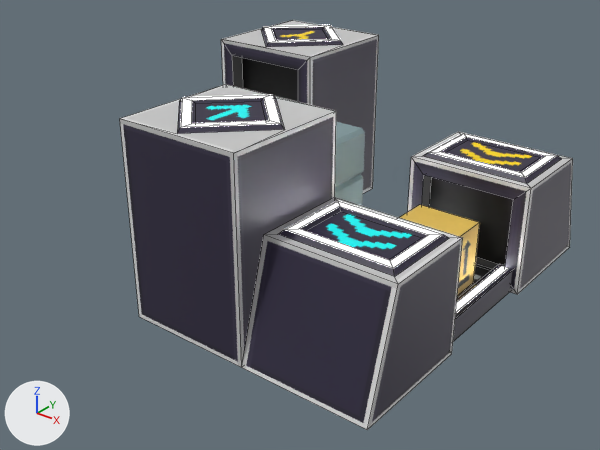
The Blender file resources/belt.blend, before and after one commit.
Both versions are drawn from a camera (50 mm lens) standing at (3.62, -4.79, 2.72) and looking at (-0.02, -0.24, -0.09). The axes (+X, +Y, +Z) are drawn at lower left. The lights are the same throughout. Mesh edges are drawn as thin lines on the coarser meshes.

In view in the first picture: 'beltStraight', 'box', 'fridge', 'input', 'output', 'underground-in', 'underground-out'.
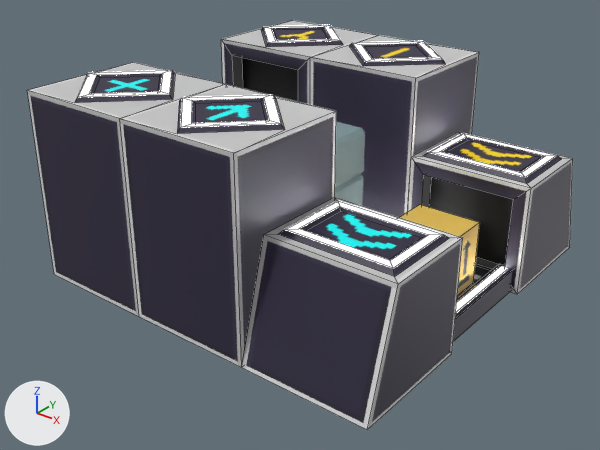
What differs and where, as boxes (x1, y1, x2, y2) in the pictures (600 x 450 px):
'input-directionless', added
    after: (27, 62, 225, 316)
    faces in mat_material_012 (picture img_inputoutputtexture_png_002): (27, 62, 225, 316)
    faces in mat_material_010 (picture img_inputtexturedirectionless_png): (93, 76, 160, 94)
    faces in mat_material_011 (white #e7e7e7): (78, 70, 172, 97)
'output-directionless', added
    after: (310, 35, 479, 217)
    faces in mat_material_017 (picture img_inputoutputtexture_png_003): (310, 35, 479, 217)
    faces in mat_material_015 (picture img_outputtexturedirectionless_png): (365, 45, 428, 59)
    faces in mat_material_016 (white #e7e7e7): (353, 41, 442, 62)

Patch to the scene script:
```diff
--- a/resources/belt.blend.py
+++ b/resources/belt.blend.py
@@ img_outputtexturedirectionless_png @@
+img_outputtexturedirectionless_png = load_image('outputTextureDirectionless.png', 'outputTextureDirectionless.png', 20, 20, 'sRGB')
@@ img_inputoutputtexture_png_003 @@
+img_inputoutputtexture_png_003 = load_image('inputOutputTexture.png.003', 'inputOutputTexture.png', 64, 80, 'sRGB')
@@ img_inputtexturedirectionless_png @@
+img_inputtexturedirectionless_png = load_image('inputTextureDirectionless.png', 'inputTextureDirectionless.png', 20, 20, 'sRGB')
@@ img_inputoutputtexture_png_002 @@
+img_inputoutputtexture_png_002 = load_image('inputOutputTexture.png.002', 'inputOutputTexture.png', 64, 80, 'sRGB')
@@ mat_material_015 @@
+mat_material_015 = principled_material('Material.015')
+mat_material_015.texture = img_outputtexturedirectionless_png
@@ mat_material_017 @@
+mat_material_017 = principled_material('Material.017')
+mat_material_017.texture = img_inputoutputtexture_png_003
@@ mat_material_016 @@
+mat_material_016 = principled_material('Material.016')
+mat_material_016.base_color = (0.8, 0.8, 0.8)  # white #e7e7e7
+mat_material_016.emission_strength = 10.0
@@ mat_material_011 @@
+mat_material_011 = principled_material('Material.011')
+mat_material_011.base_color = (0.8, 0.8, 0.8)  # white #e7e7e7
+mat_material_011.emission_strength = 10.0
@@ mat_material_010 @@
+mat_material_010 = principled_material('Material.010')
+mat_material_010.texture = img_inputtexturedirectionless_png
@@ mat_material_012 @@
+mat_material_012 = principled_material('Material.012')
+mat_material_012.texture = img_inputoutputtexture_png_002
@@ me_cube_009 @@
+me_cube_009.from_pydata(...)  # 24 vertices, 22 faces; spans x -0.5..0.5, y -0.5..0.5, z -0.5..1.03
+# faces by material slot: [17, 4, 1]
+me_cube_009.materials.append(mat_material_017)  # picture img_inputoutputtexture_png_003
+me_cube_009.materials.append(mat_material_016)  # white #e7e7e7
+me_cube_009.materials.append(mat_material_015)  # picture img_outputtexturedirectionless_png
@@ me_cube_008 @@
+me_cube_008.from_pydata(...)  # 24 vertices, 22 faces; spans x -0.5..0.5, y -0.5..0.5, z -0.5..1.03
+# faces by material slot: [17, 4, 1]
+me_cube_008.materials.append(mat_material_012)  # picture img_inputoutputtexture_png_002
+me_cube_008.materials.append(mat_material_011)  # white #e7e7e7
+me_cube_008.materials.append(mat_material_010)  # picture img_inputtexturedirectionless_png
@@ ob_output_directionless @@
+ob_output_directionless = bpy.data.objects.new('output-directionless', me_cube_009)
+ob_output_directionless.location = (0.0, 1.0, 0.0)
+ob_output_directionless.rotation_euler = (0.0, 0.0, 1.571)  # degrees (0, 0, 90)
@@ ob_input_directionless @@
+ob_input_directionless = bpy.data.objects.new('input-directionless', me_cube_008)
+ob_input_directionless.location = (-1.0, -1.0, 0.0)
+ob_input_directionless.rotation_euler = (0.0, 0.0, 4.712)  # degrees (0, 0, 270)
```
